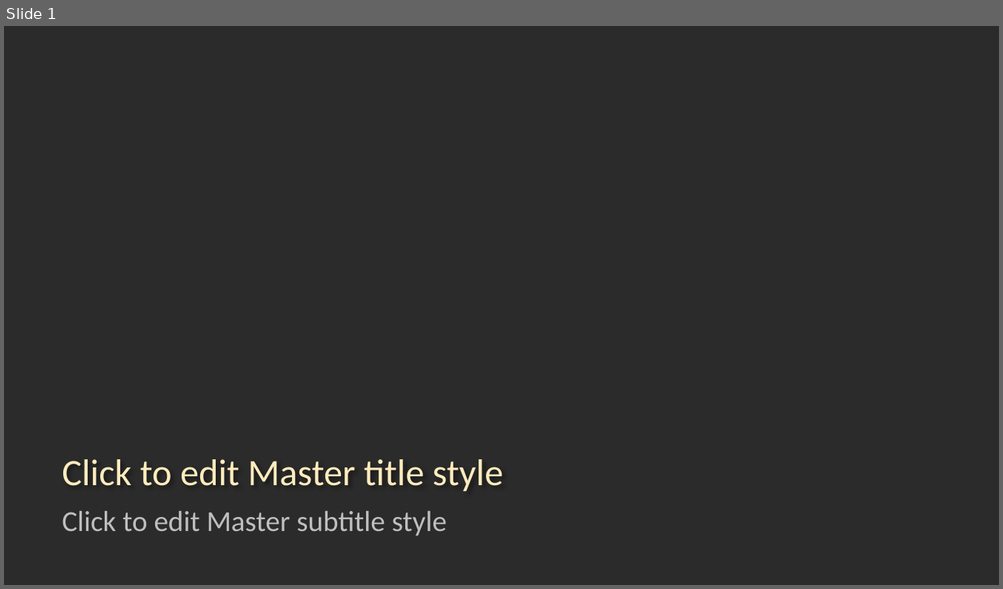
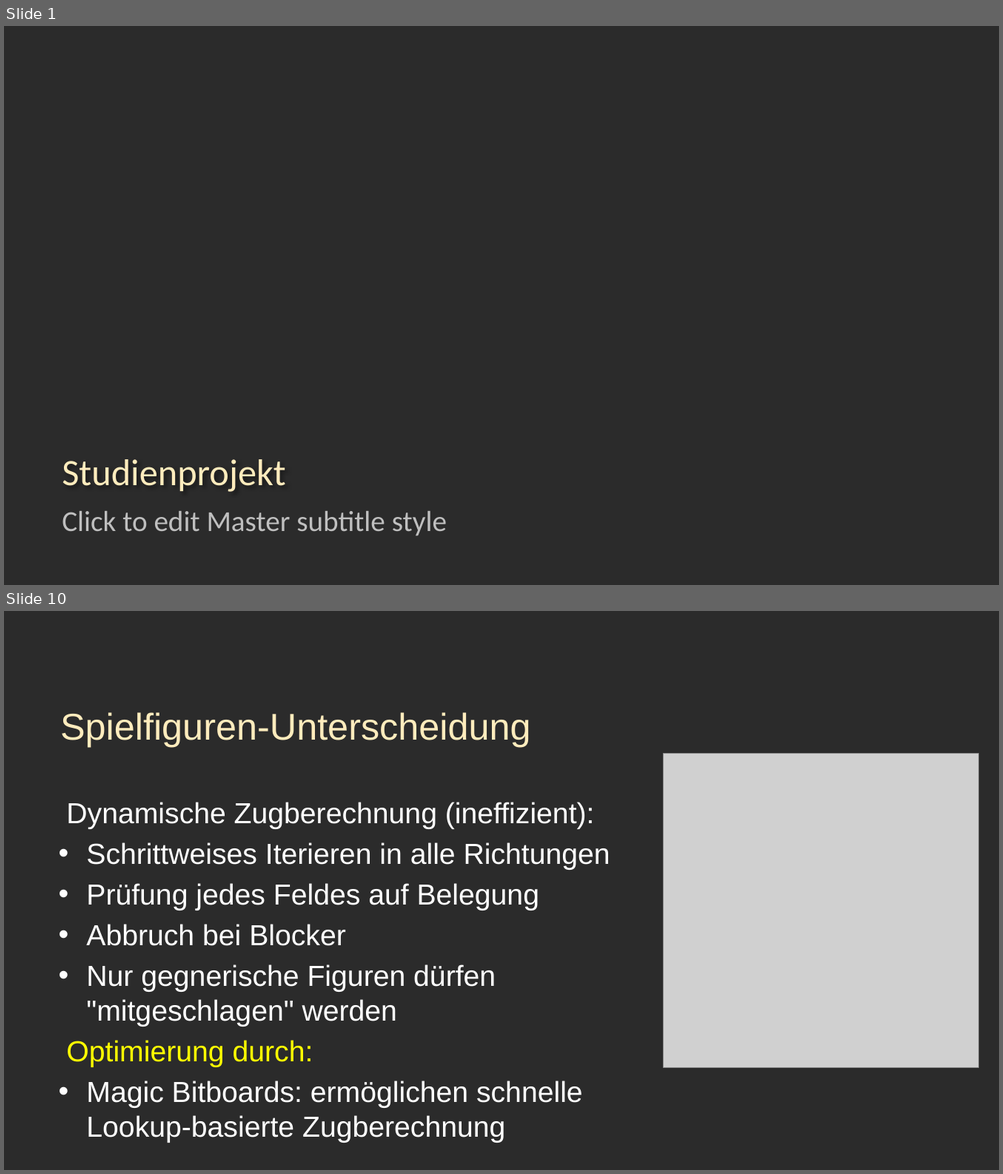
Before and after one commit to mfnomad/chess-cnn, a slide deck: präsentation.pptx. Shown one above the other, each under a label of ours: slide 1 before the commit, slides 1 and 10 after it; the slides between them are not shown. The pictures are 1003x589 and 1003x1174 pixels, drawn with LibreOffice and Linux fonts; fonts in the diff are those of the drawing; grey boxes stand for pictures; background and template pictures are left out; a plain dark background stands for a picture behind light text. Boxes give left, top, right and bottom in pixels: in the first picture for what was removed or moved away, otherwise in the second. Text is boxed around its words. In the diff, an @@ line names an element or a change of style, - is before the commit and + after.

```diff
--- a/präsentation.pptx
+++ b/präsentation.pptx
@@ slide 10 added at (4, 611, 999, 1170), background picture (left out) @@
@@ title added at (60, 712, 531, 747), 36 pt, text #FFECBD @@
+Spielfiguren-Unterscheidung
@@ picture added at (663, 754, 979, 1068) @@
@@ text added at (66, 802, 610, 1143), 28 pt, text #FFFFFF @@
+Dynamische Zugberechnung (ineffizient):
+• Schrittweises Iterieren in alle Richtungen
+• Prüfung jedes Feldes auf Belegung
+• Abbruch bei Blocker
+• Nur gegnerische Figuren dürfen "mitgeschlagen" werden
+Optimierung durch:
+• Magic Bitboards: ermöglichen schnelle Lookup-basierte Zugberechnung
@@ slide 1 changed as well @@
@@ title at (62, 460, 285, 492): text changed @@
-Click to edit Master title style
+Studienprojekt
```
Also in this commit, not shown: 34 other slides added, 4 slides removed.
